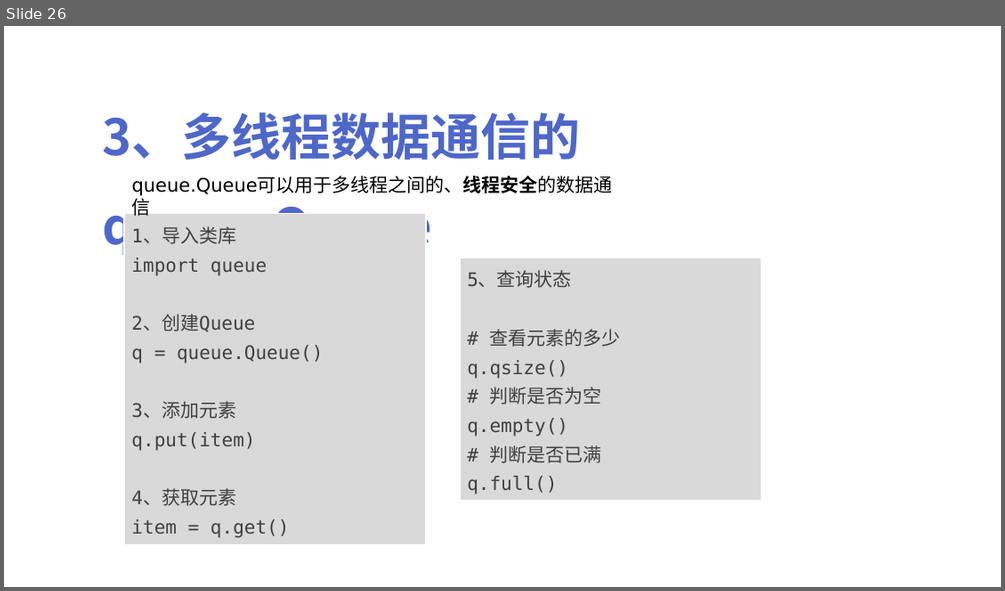
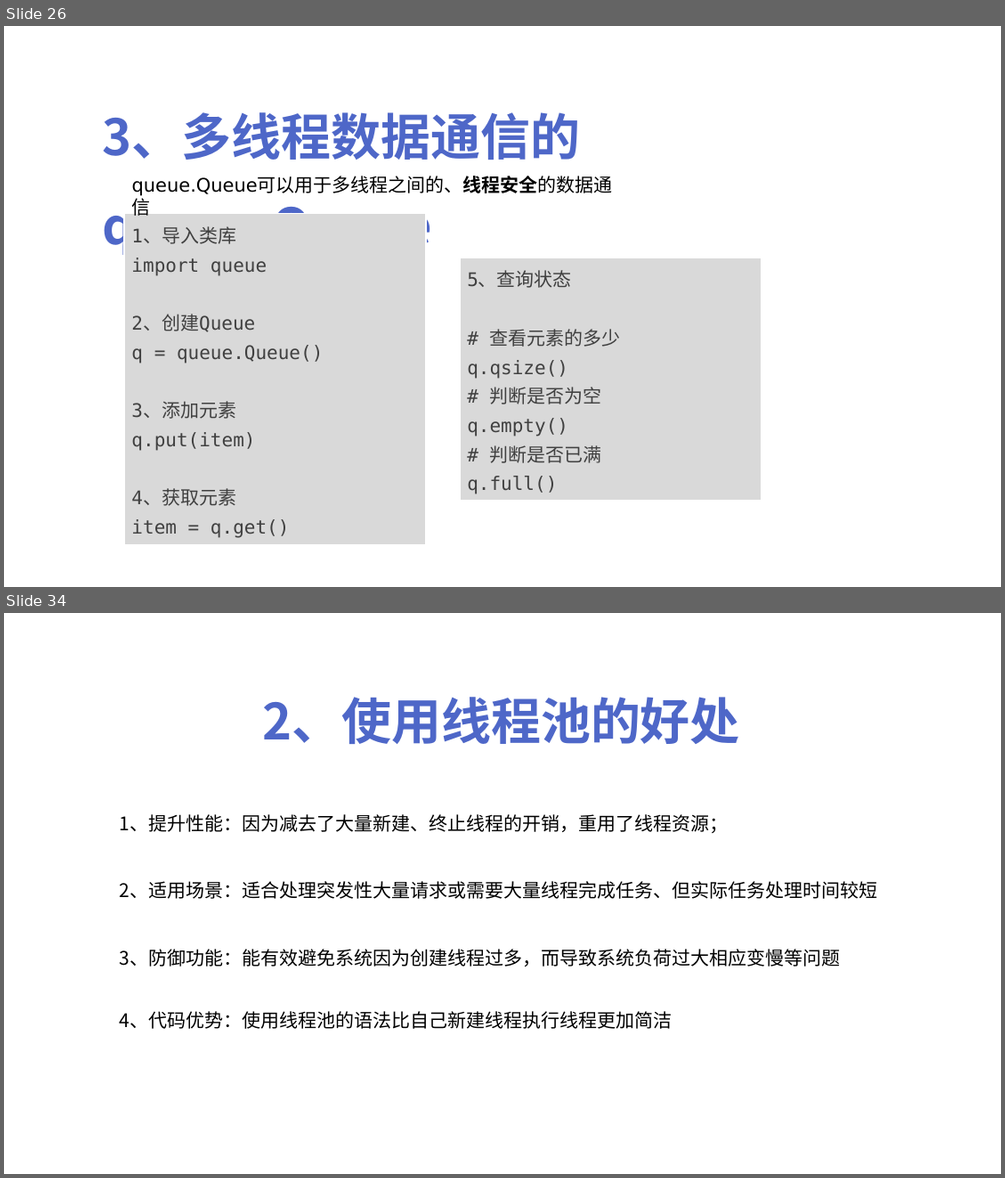
Before and after one commit to peiss/ant-learn-python-concurrent, a slide deck: Python并发编程简介.pptx. Shown one above the other, each under a label of ours: slide 26 before the commit, slides 26 and 34 after it; the slides between them are not shown. The pictures are 1005x591 and 1005x1178 pixels, drawn with LibreOffice and Linux fonts; fonts in the diff are those of the drawing. Boxes give left, top, right and bottom in pixels: in the first picture for what was removed or moved away, otherwise in the second. Text is boxed around its words. In the diff, an @@ line names an element or a change of style, - is before the commit and + after.

```diff
--- a/Python并发编程简介.pptx
+++ b/Python并发编程简介.pptx
@@ slide 34 added at [4,613,1001,1174], background #FFFFFF @@
@@ text added at [262,697,740,744], 48 pt, text #4E67C8, bold @@
+2、使用线程池的好处
@@ text added at [120,814,878,1029], 18 pt, text #000000 @@
+1、提升性能：因为减去了大量新建、终止线程的开销，重用了线程资源；
+2、适用场景：适合处理突发性大量请求或需要大量线程完成任务、但实际任务处理时间较短
+3、防御功能：能有效避免系统因为创建线程过多，而导致系统负荷过大相应变慢等问题
+4、代码优势：使用线程池的语法比自己新建线程执行线程更加简洁
```
Also in this commit, not shown: 8 other slides added, 1 other file.
